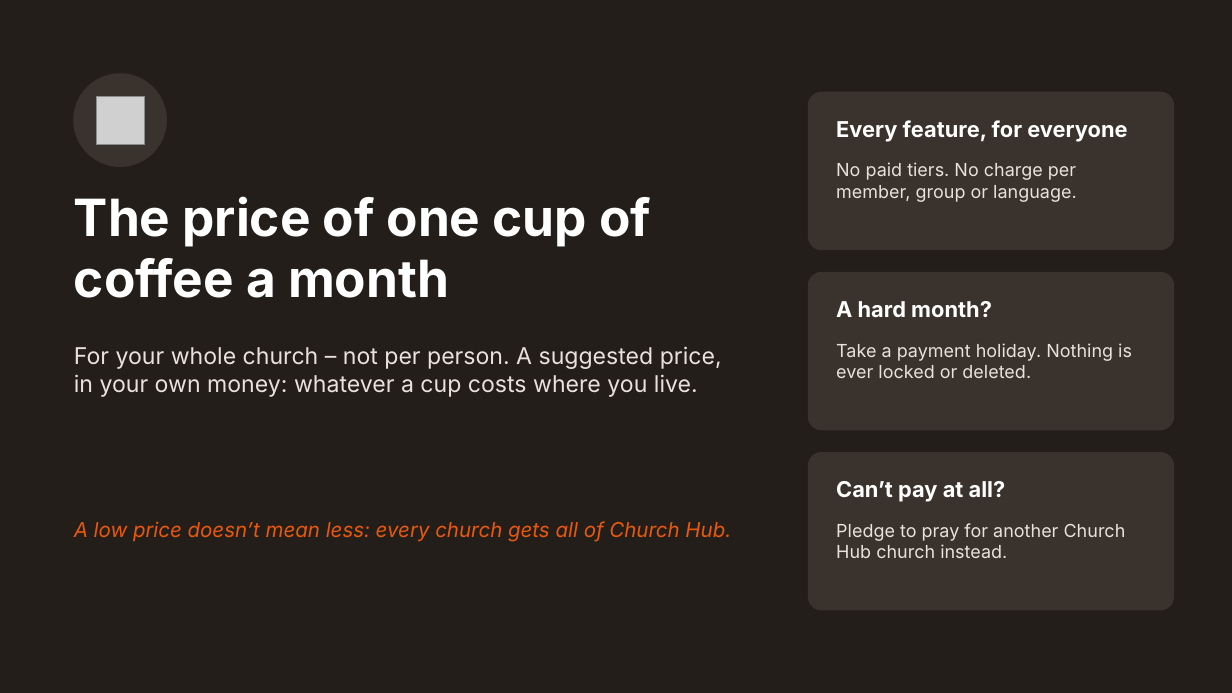
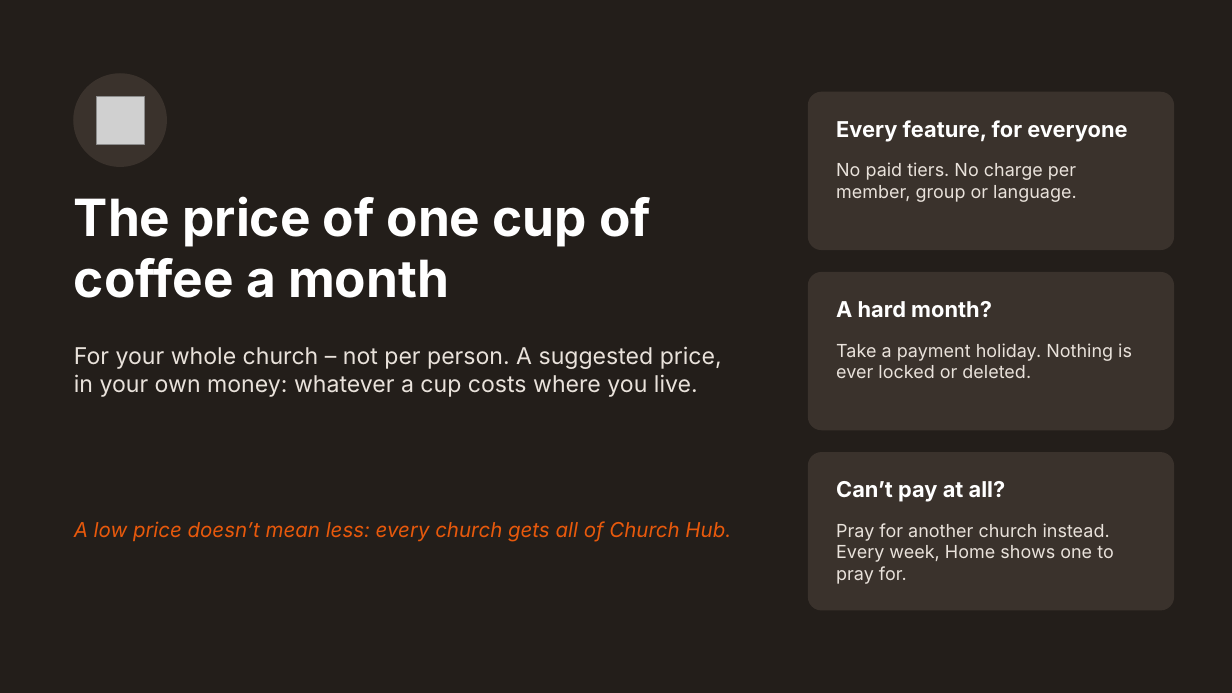
Before and after one commit to pian1966/church-hub, a slide deck: slide 15 of docs/presentation/church-hub-presentation.pptx. Drawn at 1232x693 pixels with LibreOffice and Linux fonts; fonts in the diff are those of the drawing; grey boxes stand for pictures. Boxes give left, top, right and bottom in pixels: in the first picture for what was removed or moved away, otherwise in the second. Text is boxed around its words. In the diff, an @@ line names an element or a change of style, - is before the commit and + after.

```diff
--- a/docs/presentation/church-hub-presentation.pptx
+++ b/docs/presentation/church-hub-presentation.pptx
@@ text at (x1=836, y1=523, x2=1114, y2=584): text changed @@
-Pledge to pray for another Church Hub church instead.
+Pray for another church instead. Every week, Home shows one to pray for.
```
Also in this commit, not shown: 16 other slides changed, 20 other files.
